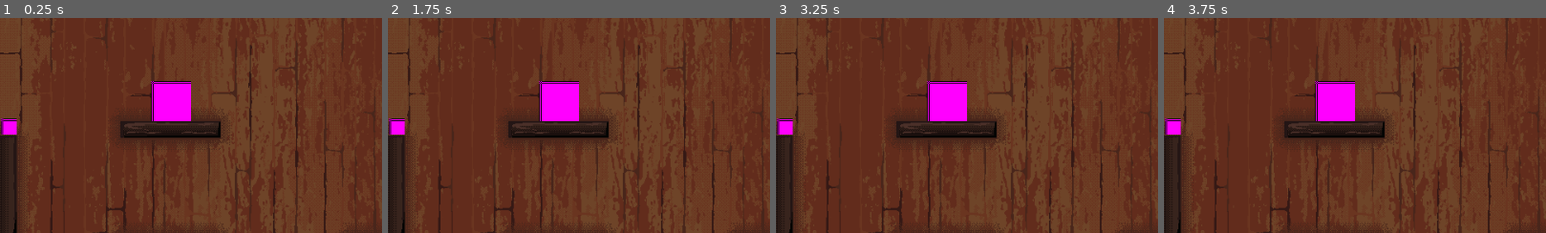
Above: before the commit, frames 1-4 (left to right).
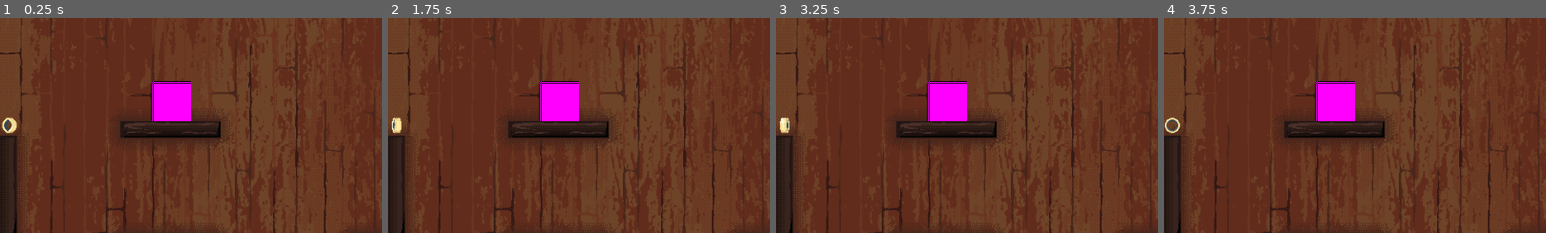
Above: after the commit, the same moments.

Repository: NAERNON/ggj-2026-mask
Game: Godot game, scene res://scenes/main.tscn
Same seed, same stepped clock (60 frames per second), same inputs: the game is played once before the commit and once after it.
Inputs:
- Up to frame 1 (0.25 s): no input
- Up to frame 2 (1.75 s): tap Enter (ui_accept) at 0.5 s; hold D (move_tape_right) 0.53-1.28 s; hold R (move_tape_reroll) 0.53-1.28 s; tap Space (move_tape_jump) at 0.77, 1.52 s; hold S (move_tape_down) from 1.28 s (still down); tap G (tape_switch_grip) at 1.35 s
- Up to frame 3 (3.25 s): release S (move_tape_down) at 2.03 s; hold D (move_tape_right) 2.03-2.78 s; hold R (move_tape_reroll) 2.03-2.78 s; hold W (move_tape_up) from 2.78 s (still down); tap G (tape_switch_grip) at 2.85 s; tap Space (move_tape_jump) at 3.02 s
- Up to frame 4 (3.75 s): release W (move_tape_up) at 3.53 s; hold A (move_tape_left) from 3.53 s (still down); hold R (move_tape_reroll) from 3.53 s (still down)
The pictures show only the part of the screen within x 0-50%, y 2-52%; the shares and areas given below are measured in that part.

The runs differ from the first frame. In frame 1, 0.3% of the frame differs, in the area x 0-5%, y 46-55%; in frame 2, 0.3%; in frame 3, 0.3%; in frame 4, 0.3%.

Commit message:
Refill animation added

Diff:
--- /dev/null
+++ b/aseprite/house/refill.tres
@@ -0,0 +1,53 @@
+[gd_resource type="SpriteFrames" format=3 uid="uid://cu87v0mvt5ao6"]
+
+[ext_resource type="Texture2D" uid="uid://bvk1hi2m08a1l" path="res://aseprite/house/refill.png" id="1_3upga"]
+
+[sub_resource type="AtlasTexture" id="AtlasTexture_au0jq"]
+atlas = ExtResource("1_3upga")
+region = Rect2(120, 0, 40, 40)
+
+[sub_resource type="AtlasTexture" id="AtlasTexture_gjlbn"]
+atlas = ExtResource("1_3upga")
+region = Rect2(160, 0, 40, 40)
+
+[sub_resource type="AtlasTexture" id="AtlasTexture_7q6cq"]
+atlas = ExtResource("1_3upga")
+region = Rect2(200, 0, 40, 40)
+
+[sub_resource type="AtlasTexture" id="AtlasTexture_u7dmf"]
+atlas = ExtResource("1_3upga")
+region = Rect2(0, 0, 40, 40)
+
+[sub_resource type="AtlasTexture" id="AtlasTexture_1vl57"]
+atlas = ExtResource("1_3upga")
+region = Rect2(40, 0, 40, 40)
+
+[sub_resource type="AtlasTexture" id="AtlasTexture_bfnbk"]
+atlas = ExtResource("1_3upga")
+region = Rect2(80, 0, 40, 40)
+
+[resource]
+animations = [{
+"frames": [{
+"duration": 1.0,
+"texture": SubResource("AtlasTexture_au0jq")
+}, {
+"duration": 1.0,
+"texture": SubResource("AtlasTexture_gjlbn")
+}, {
+"duration": 1.0,
+"texture": SubResource("AtlasTexture_7q6cq")
+}, {
+"duration": 1.0,
+"texture": SubResource("AtlasTexture_u7dmf")
+}, {
+"duration": 1.0,
+"texture": SubResource("AtlasTexture_1vl57")
+}, {
+"duration": 1.0,
+"texture": SubResource("AtlasTexture_bfnbk")
+}],
+"loop": true,
+"name": &"default",
+"speed": 5.0
+}]
--- a/scenes/main.tscn
+++ b/scenes/main.tscn
@@ -4,6 +4,7 @@
 [ext_resource type="PackedScene" uid="uid://ba5ixoxqnb3gk" path="res://assets/masking_tape.tscn" id="1_o5qli"]
 [ext_resource type="Texture2D" uid="uid://cj1mrtn34jdjd" path="res://aseprite/house/background.tres" id="2_sugp2"]
 [ext_resource type="Texture2D" uid="uid://i2k4p6ekqwfd" path="res://aseprite/house/light.png" id="4_jyhfs"]
+[ext_resource type="SpriteFrames" uid="uid://cu87v0mvt5ao6" path="res://aseprite/house/refill.tres" id="5_85g3d"]
 [ext_resource type="AudioStream" uid="uid://bhriy1xavnqf7" path="res://arts/musics/Saxo-scotche goofy song.mp3" id="5_tbgi4"]
 [ext_resource type="AudioStream" uid="uid://xp6qno3otn23" path="res://arts/musics/Rupture scotch.mp3" id="6_tefeu"]
 [ext_resource type="AudioStream" uid="uid://cijr6u0a4t0xb" path="res://arts/musics/OBJTape_Ruban adhesif 1 (ID 0297)_LaSonotheque.fr.mp3" id="7_o6xl0"]
@@ -40,9 +41,6 @@
 size = Vector2(50, 50)
 
 [sub_resource type="CircleShape2D" id="CircleShape2D_tbgi4"]
-
-[sub_resource type="PlaceholderTexture2D" id="PlaceholderTexture2D_jyhfs"]
-size = Vector2(20, 20)
 
 [node name="Main" type="Node2D" unique_id=714016782 node_paths=PackedStringArray("masking_tape", "platforms", "restock", "main_music", "rip_scotch", "unroll_scotch", "pause_menu")]
 script = ExtResource("1_0wfyh")
@@ -157,14 +155,15 @@
 texture = SubResource("PlaceholderTexture2D_tipki")
 
 [node name="Restock" type="StaticBody2D" parent="." unique_id=312312138]
-position = Vector2(11, 146)
+position = Vector2(11, 144)
 collision_layer = 2
 
 [node name="CollisionShape2D" type="CollisionShape2D" parent="Restock" unique_id=263989171]
 shape = SubResource("CircleShape2D_tbgi4")
 
-[node name="Sprite2D" type="Sprite2D" parent="Restock" unique_id=1147071703]
-texture = SubResource("PlaceholderTexture2D_jyhfs")
+[node name="AnimatedSprite2D" type="AnimatedSprite2D" parent="Restock" unique_id=779891710]
+sprite_frames = ExtResource("5_85g3d")
+autoplay = "default"
 
 [node name="MainMusic" type="AudioStreamPlayer" parent="." unique_id=127968638]
 stream = ExtResource("5_tbgi4")
--- a/scenes/pause_menu.gd
+++ b/scenes/pause_menu.gd
@@ -10,6 +10,7 @@
 func _ready() -> void:
 	_current_highlight = ScotchMenuButton.ButtonType.RESUME
 	resume_button.highlight()
+	reset_button.unhighlight(false)
 
 func _input(event: InputEvent) -> void:
 	if event.is_action_pressed("ui_down") or event.is_action_pressed("ui_up"):
--- a/scripts/scotch_menu_button.gd
+++ b/scripts/scotch_menu_button.gd
@@ -20,15 +20,17 @@
 			_sprite.play("reset_default")
 
 func highlight() -> void:
-	_sprite.modulate = Color(0.7, 0.7, 0.7, 1.0)
+	_sprite.modulate = Color.WHITE
 	match button_type:
 		ButtonType.RESUME:
 			_sprite.play("resume_forward")
 		ButtonType.RESET:
 			_sprite.play("reset_forward")
 
-func unhighlight() -> void:
-	_sprite.modulate = Color.WHITE
+func unhighlight(animated: bool = true) -> void:
+	_sprite.modulate = Color(0.6, 0.6, 0.6, 1.0)
+
+	if not animated: return
 	match button_type:
 		ButtonType.RESUME:
 			_sprite.play("resume_backward")
Binary file changed: aseprite/house/refill.aseprite
Binary file added: aseprite/house/refill.png
Not shown, added: aseprite/house/refill.png.import
